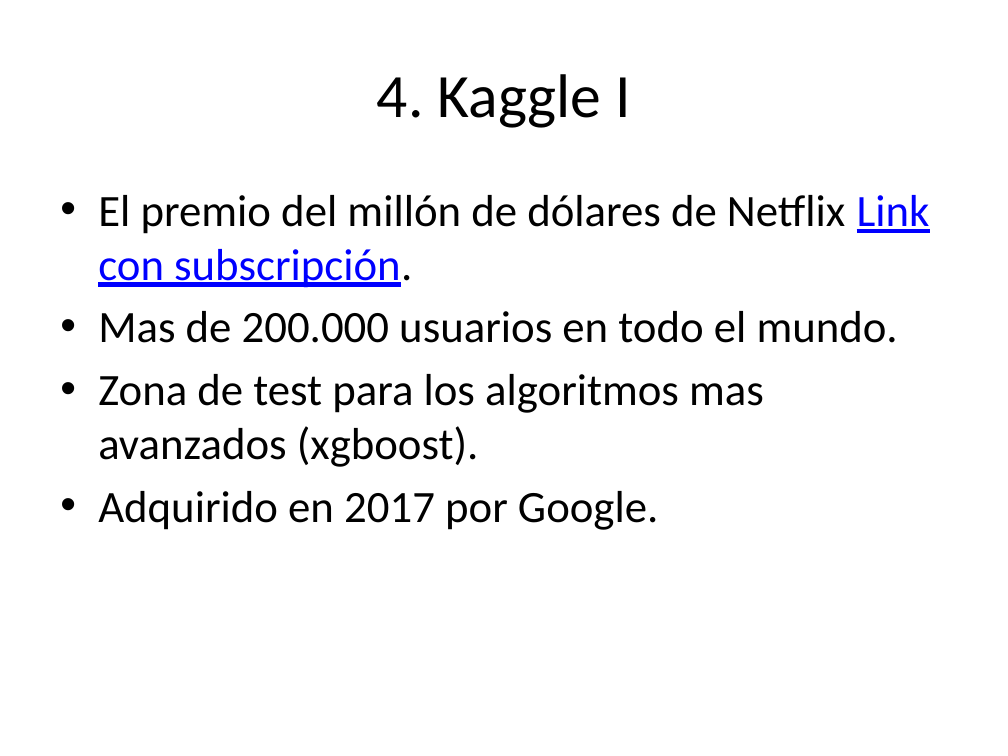
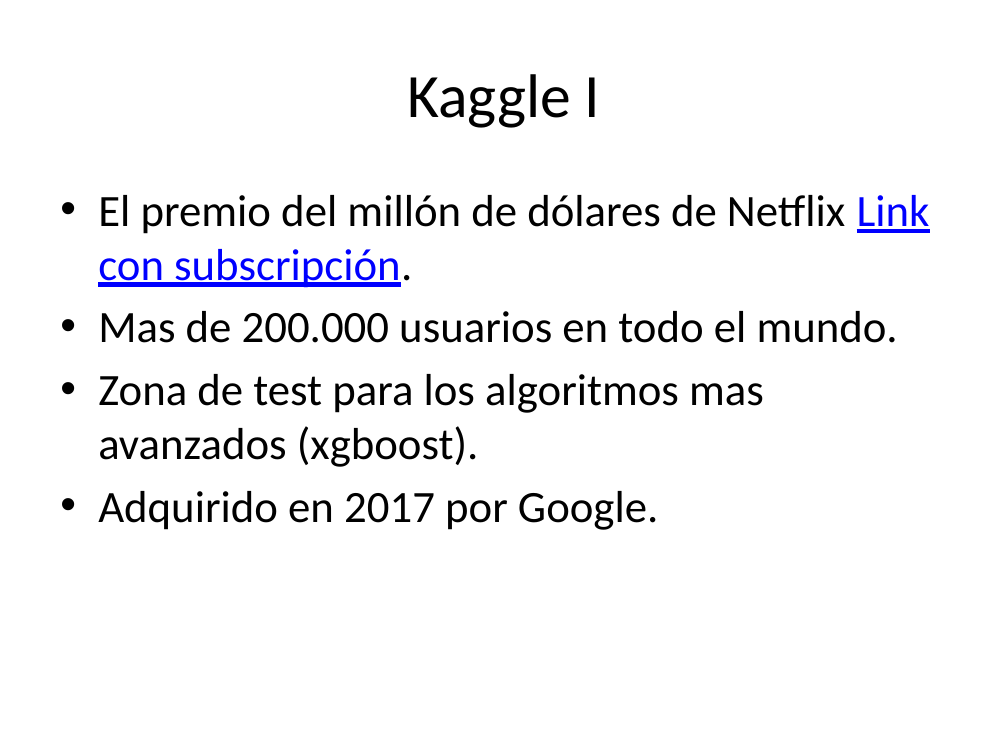
Before and after one commit to santiagomota/datos-madrid-presentacion, a slide deck: slide 11 of docs/index.pptx. Drawn at 1008x756 pixels with LibreOffice and Linux fonts; fonts in the diff are those of the drawing. Boxes give left, top, right and bottom in pixels: in the first picture for what was removed or moved away, otherwise in the second. Text is boxed around its words. In the diff, an @@ line names an element or a change of style, - is before the commit and + after.

```diff
--- a/docs/index.pptx
+++ b/docs/index.pptx
@@ title at (407,74,600,128): text changed @@
-4. Kaggle I
+Kaggle I
```
Also in this commit, not shown: 2 other slides changed, 2 other files.
